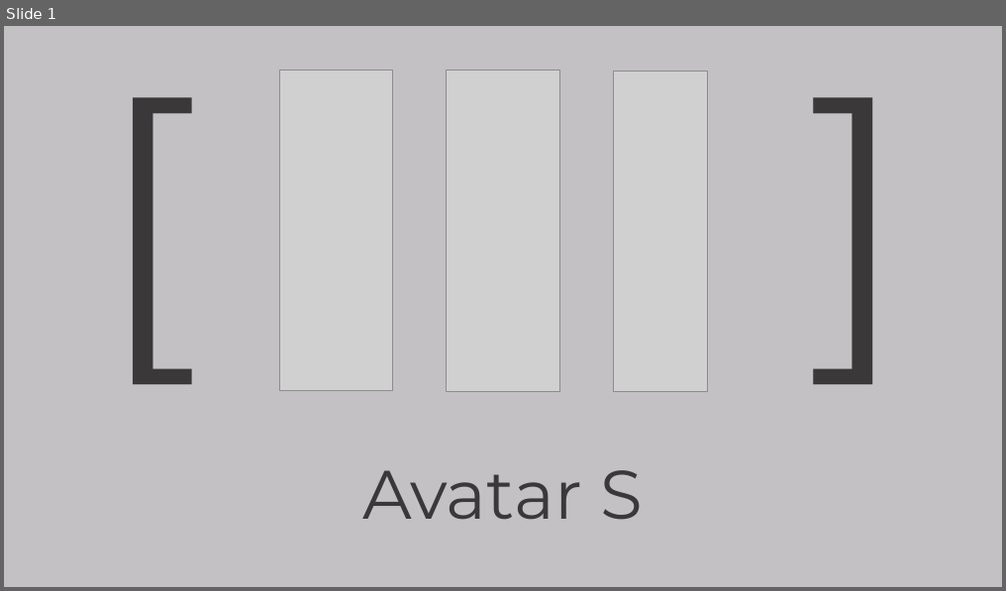
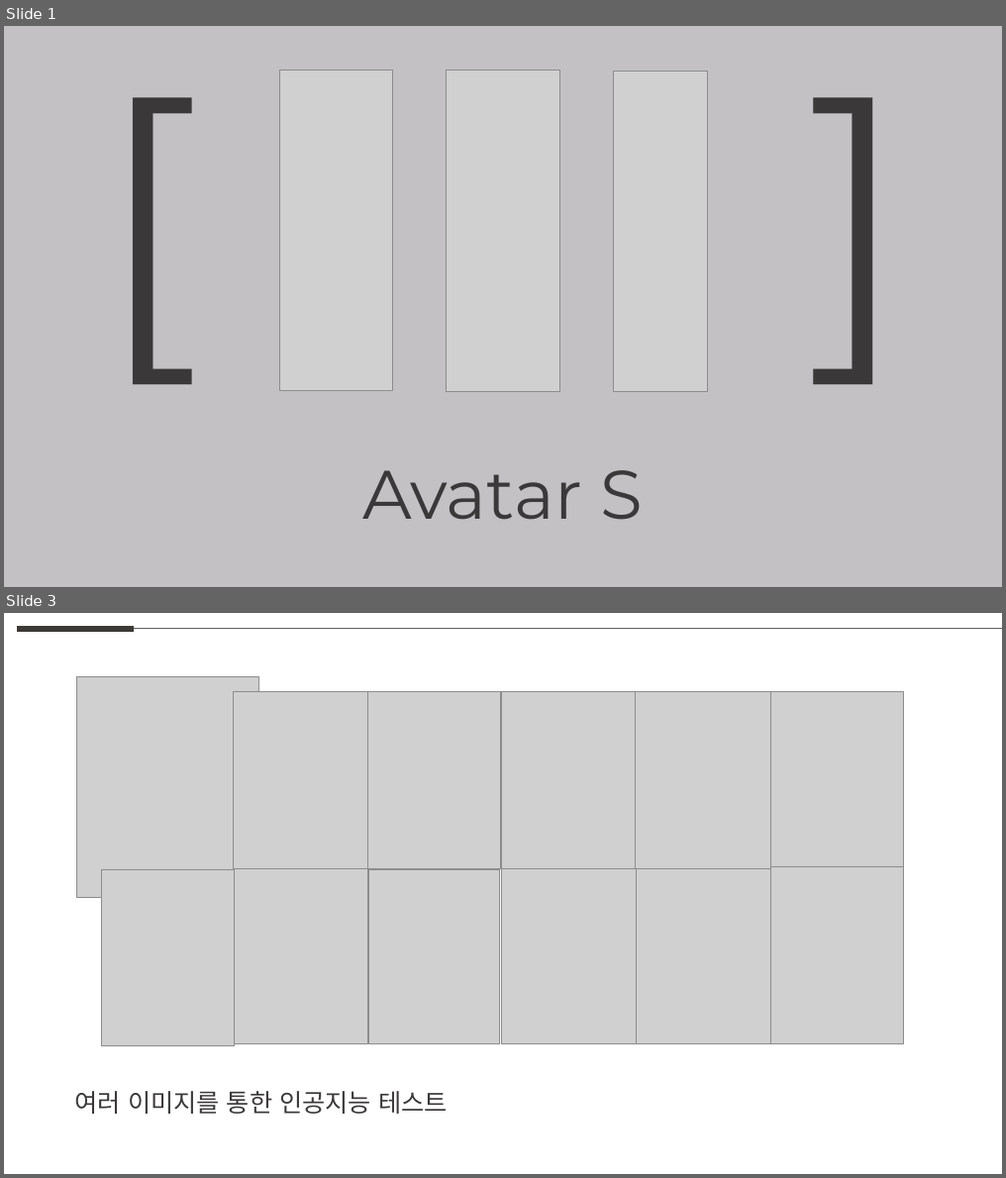
Before and after one commit to weaknessHero/Project_AvatarS, a slide deck: 발표자료/업데이트/LJHPPT.pptx. Shown one above the other, each under a label of ours: slide 1 before the commit, slides 1 and 3 after it; the slides between them are not shown. The pictures are 1006x591 and 1006x1178 pixels, drawn with LibreOffice and Linux fonts; fonts in the diff are those of the drawing; grey boxes stand for pictures. Boxes give left, top, right and bottom in pixels: in the first picture for what was removed or moved away, otherwise in the second. Text is boxed around its words. In the diff, an @@ line names an element or a change of style, - is before the commit and + after.

```diff
--- a/발표자료/업데이트/LJHPPT.pptx
+++ b/발표자료/업데이트/LJHPPT.pptx
@@ slide 3 added at bbox=[4, 613, 1002, 1174], background #FFFFFF @@
@@ line added from (17, 629) to (135, 629), #3D3A35 6 pt @@
@@ line added from (135, 629) to (1002, 629), #5F5F5D 0.5 pt @@
@@ picture added at bbox=[76, 676, 258, 897] @@
@@ picture added at bbox=[233, 691, 368, 869] @@
@@ picture added at bbox=[368, 691, 500, 869] @@
@@ picture added at bbox=[501, 691, 635, 870] @@
@@ picture added at bbox=[635, 691, 770, 872] @@
@@ picture added at bbox=[770, 691, 904, 869] @@
@@ picture added at bbox=[101, 869, 235, 1046] @@
@@ picture added at bbox=[233, 869, 368, 1045] @@
@@ picture added at bbox=[369, 869, 500, 1045] @@
@@ picture added at bbox=[501, 869, 637, 1045] @@
@@ picture added at bbox=[637, 869, 770, 1045] @@
@@ picture added at bbox=[770, 866, 904, 1045] @@
@@ text added at bbox=[75, 1091, 448, 1114], 24 pt, text #3A3838 @@
+여러 이미지를 통한 인공지능 테스트
```
Also in this commit, not shown: 1 slide changed, 3 other slides added.
